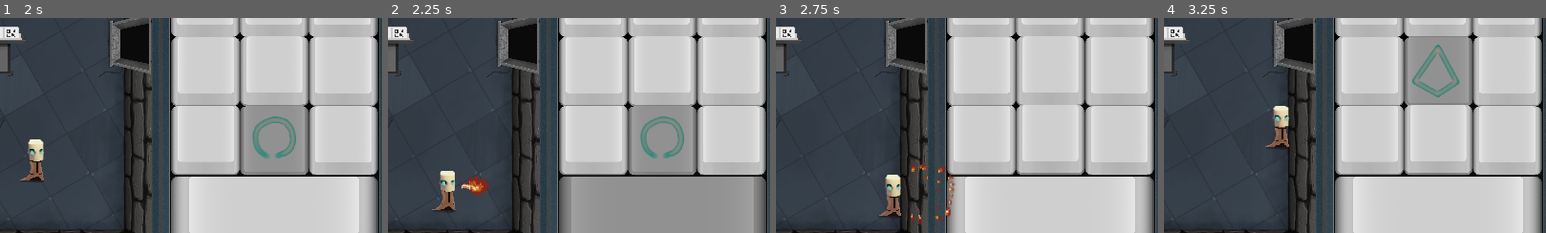
Above: before the commit, frames 1-4 (left to right).
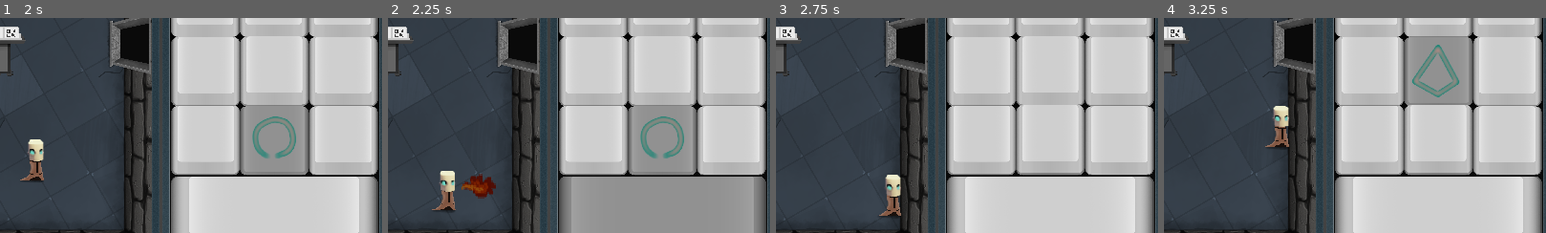
Above: after the commit, the same moments.

Repository: m-at-FNSPE/fitgamejam-team10
Game: Godot game, scene res://Main.tscn
Same seed, same stepped clock (60 frames per second), same inputs: the game is played once before the commit and once after it.
Inputs:
- Up to frame 1 (2 s): tap Enter at 0.5 s; hold D (movement_right) 0.53-1.28 s; tap E (interact) at 0.6 s; hold S (movement_down) from 1.28 s (still down); tap M (rune_bottom_mid) at 1.35 s
- Up to frame 2 (2.25 s): release S (movement_down) at 2.03 s; hold D (movement_right) from 2.03 s (still down); tap Space (rune_confirm) at 2.1 s
- Up to frame 3 (2.75 s): keep holding D (movement_right)
- Up to frame 4 (3.25 s): release D (movement_right) at 2.78 s; hold W (movement_up) from 2.78 s (still down); tap J (rune_mid_mid) at 2.85 s
The pictures show only the part of the screen within x 49-99%, y 43-93%; the shares and areas given below are measured in that part.

Frame 1 is identical in both runs. In frame 2, 0.7% of the frame differs, in the area x 19-29%, y 72-84%; in frame 3, 0.4%; in frame 4, nothing differs.

Commit message:
Elemental attacks

Diff:
--- a/Player/Player.gd
+++ b/Player/Player.gd
@@ -56,6 +56,15 @@
 		get_parent().add_child(projectile)
 
 func sword_attack(type):
+	if type == "air":
+		$Center_of_mass/Sprite.modulate = Color(0, 1.74, 7.52)
+	elif type == "earth":
+		$Center_of_mass/Sprite.modulate = Color(0.6, 0.33, 0.07)
+	elif type == "water":
+		$Center_of_mass/Sprite.modulate = Color(0, 0.78, 21)
+	else:
+		$Center_of_mass/Sprite.modulate = Color(1, 1, 1)
+
 	get_node("AnimationPlayer").play("cast")
 	for i in sword_coliding_with_enemies:
 		if i.has_method("hit_by_sword"):
--- a/Player/Player.tscn
+++ b/Player/Player.tscn
@@ -30,6 +30,8 @@
 
 [sub_resource type="Animation" id=6]
 resource_name = "cast"
+length = 0.5
+step = 0.05
 tracks/0/type = "value"
 tracks/0/path = NodePath("Center_of_mass/Sprite:frame")
 tracks/0/interp = 1
@@ -37,7 +39,7 @@
 tracks/0/imported = false
 tracks/0/enabled = true
 tracks/0/keys = {
-"times": PoolRealArray( 0, 0.4, 0.6, 0.8 ),
+"times": PoolRealArray( 0, 0.2, 0.3, 0.4 ),
 "transitions": PoolRealArray( 1, 1, 1, 1 ),
 "update": 1,
 "values": [ 0, 1, 2, 3 ]
@@ -49,10 +51,10 @@
 tracks/1/imported = false
 tracks/1/enabled = true
 tracks/1/keys = {
-"times": PoolRealArray( 0.1, 0.2, 0.3, 0.4 ),
-"transitions": PoolRealArray( 0.225313, 1, 1, 1 ),
+"times": PoolRealArray( 0, 0.05, 0.1, 0.15, 0.2 ),
+"transitions": PoolRealArray( 1, 1, 1, 1, 1 ),
 "update": 1,
-"values": [ Vector2( 1.4508, 1.4508 ), Vector2( 1.7, 1.7 ), Vector2( 2, 2 ), Vector2( 1.4508, 1.4508 ) ]
+"values": [ Vector2( 1.4508, 1.4508 ), Vector2( 1.752, 1.751 ), Vector2( 1.8, 1.8 ), Vector2( 2, 2 ), Vector2( 1.4508, 1.4508 ) ]
 }
 tracks/2/type = "value"
 tracks/2/path = NodePath("Center_of_mass/Sprite:visible")
@@ -61,10 +63,10 @@
 tracks/2/imported = false
 tracks/2/enabled = true
 tracks/2/keys = {
-"times": PoolRealArray( 0, 1 ),
-"transitions": PoolRealArray( 1, 1 ),
+"times": PoolRealArray( 0, 0.5, 1 ),
+"transitions": PoolRealArray( 1, 1, 1 ),
 "update": 1,
-"values": [ true, false ]
+"values": [ true, false, false ]
 }
 
 [node name="Player" type="KinematicBody2D"]
@@ -93,6 +95,7 @@
 }
 
 [node name="SwordHitBox" type="Area2D" parent="Center_of_mass"]
+visible = false
 collision_layer = 7
 collision_mask = 7
 __meta__ = {
@@ -112,6 +115,7 @@
 rotation = -0.0257766
 scale = Vector2( 1.4508, 1.4508 )
 frames = SubResource( 5 )
+frame = 3
 offset = Vector2( 20.938, 3.2822 )
 
 [node name="AOE_hitbox" type="Area2D" parent="."]
@@ -122,6 +126,7 @@
 }
 
 [node name="CollisionShape2D" type="CollisionShape2D" parent="AOE_hitbox"]
+visible = false
 shape = SubResource( 3 )
 __meta__ = {
 "_edit_lock_": true
